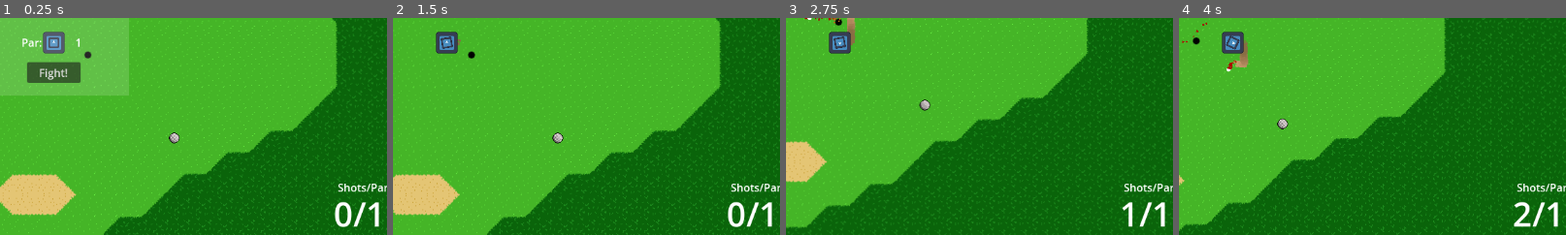
Above: before the commit, frames 1-4 (left to right).
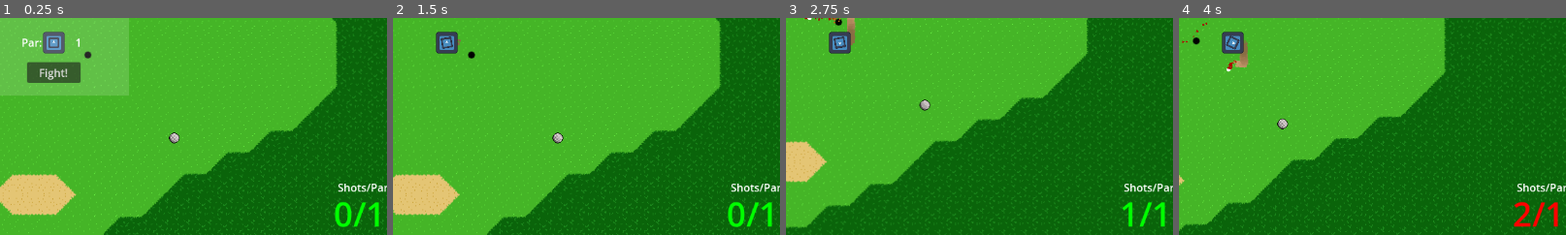
Above: after the commit, the same moments.

Repository: Sabertooth-Software/Bunker-Buster
Game: Godot game, scene res://Scenes/Levels/Hole 1.tscn
The game is run twice, just before and just after one commit, with the same random seed, the same clock (stepped at 60 frames per second) and the same inputs. The engine's default icon, where the game draws it, is replaced by a stand-in: a white triangle on a blue panel in a dark square.
Inputs (mouse positions are % of the whole screen's width and height, from its top left):
- Up to frame 1 (0.25 s): no input
- Up to frame 2 (1.5 s): click "Fight!" at 0.5 s; move the mouse to (72, 45) at 1.27 s; press the mouse at (72, 45) at 1.28 s; hold Right (right) from 1.28 s (still down)
- Up to frame 3 (2.75 s): move the mouse to (30, 55) at 2.02 s; release Right (right) at 2.03 s; release the mouse at (30, 55) at 2.03 s; hold S (down) from 2.03 s (still down); tap Space (shoot) at 2.1 s
- Up to frame 4 (4 s): move the mouse to (60, 28) at 2.77 s; release S (down) at 2.78 s; press the mouse at (60, 28) at 2.78 s; hold Right (right) 2.78-3.53 s; move the mouse to (45, 70) at 3.52 s; release the mouse at (45, 70) at 3.53 s; hold Up (up) from 3.53 s (still down); tap Space (shoot) at 3.6 s
The pictures show only the part of the screen within x 43-93%, y 44-94%; the shares and areas given below are measured in that part.

The runs differ from the first frame. In frame 1, 0.6% of the frame differs, in the area x 86-98%, y 84-97%; in frame 2, 0.6%; in frame 3, 0.5%; in frame 4, 0.6%.

Commit message:
Add colors

Diff:
--- a/CounterUI.gd
+++ b/CounterUI.gd
@@ -6,7 +6,14 @@
 func _ready():
 	ShotCounter.score_update.connect(_on_score_update)
 	par = SceneManager.get_level_data().par
-	_count_text.text = "0/" + str(par)
+	_set_text(0)
 
 func _on_score_update(score: int):
+	_set_text(score)
+
+func _set_text(score: int):
 	_count_text.text = str(score) + "/" + str(par)
+	if score <= par:
+		_count_text.add_theme_color_override("default_color", Color.GREEN)
+	else:
+		_count_text.add_theme_color_override("default_color", Color.RED)
